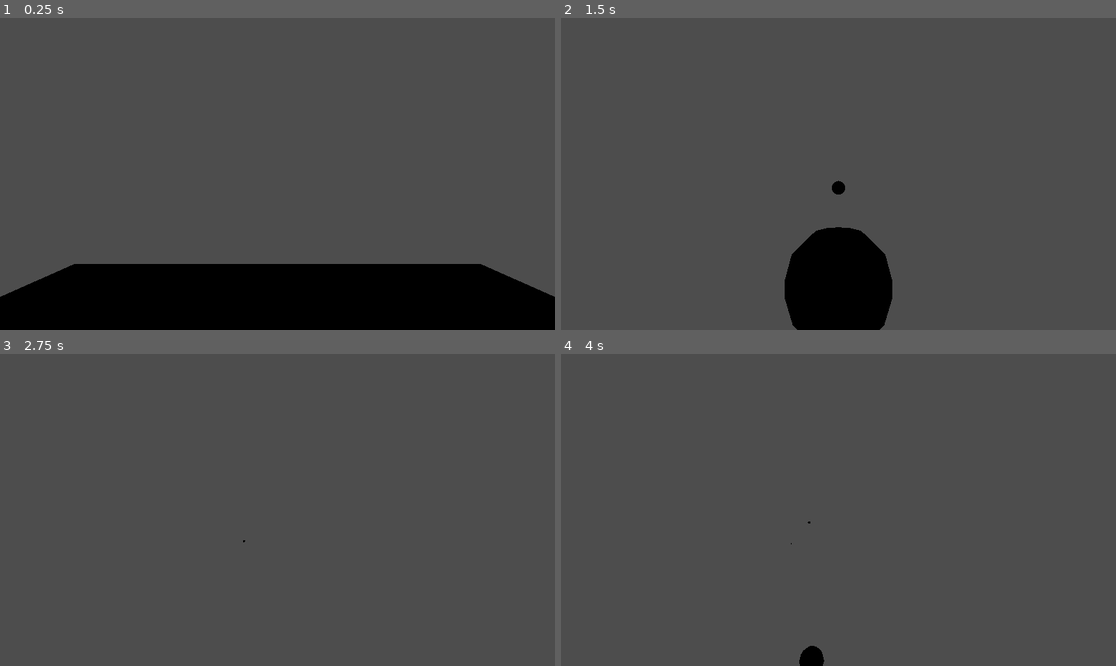
Above: before the commit, frames 1-4 (two rows, left to right).
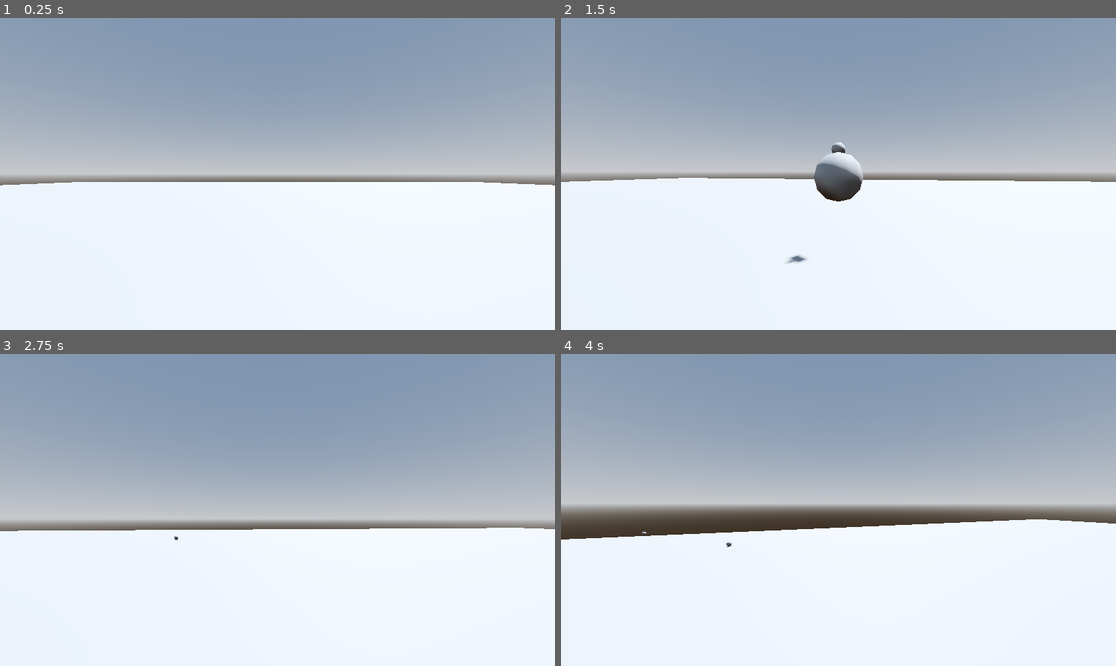
Above: after the commit, the same moments.

Repository: HappyFork/gwj76
Game: Godot game, scene res://proto.tscn
Two runs of this game, one before a commit and one after it. Both use one fixed random seed, a clock stepped at 60 frames per second and the inputs below. Before the commit the project has no main scene; this scene is started directly in both runs.
Inputs (mouse positions are in pixels of both pictures, inside the frame that each line leads up to):
- Up to frame 1 (0.25 s): no input
- Up to frame 2 (1.5 s): tap Enter (ui_accept) at 0.5, 0.77 s; move the mouse to (866, 174) at 0.52 s; press the mouse at (866, 174) at 0.53 s; hold W (forward, bound only before the commit) from 0.53 s (still down); move the mouse to (810, 174) at 1.27 s; release the mouse at (810, 174) at 1.28 s; click (810, 174) at 1.35 s
- Up to frame 3 (2.75 s): keep holding W (forward, bound only before the commit); tap Enter (ui_accept) at 1.52 s; move the mouse to (288, 503) at 2.02 s; press the mouse at (288, 503) at 2.03 s
- Up to frame 4 (4 s): keep holding W (forward, bound only before the commit); tap Enter (ui_accept) at 2.75, 3.02, 3.77 s; move the mouse to (832, 516) at 2.77 s; release the mouse at (832, 516) at 2.78 s; click (832, 516) at 2.85 s; move the mouse to (877, 513) at 3.52 s; press the mouse at (877, 513) at 3.53 s

The runs differ from the first frame. In frame 1, 100% of the frame differs, in the area x 0-100%, y 0-100%; in frame 2, 100%; in frame 3, 100%; in frame 4, 98%.

Commit message:
Snowball throwing

Diff:
--- a/nodes/player.gd
+++ b/nodes/player.gd
@@ -3,11 +3,21 @@
 
 const SPEED = 5.0
 const JUMP_VELOCITY = 4.5
-const TURN_DAMP = 250.0
+
+
+var snowball = preload("res://nodes/snowball.tscn")
+var sball_inst
 var mouse_motion : Vector2
 var shoot_energy : float
+
+@export var TILT_LOWER_LIMIT := -PI/2
+@export var TILT_UPPER_LIMIT := PI/2
+@export var TURN_DAMP = 250.0
+@export var POWER_GROWTH = 20.0
+
 @onready var camera = $Camera3D
-var snowball = preload("res://nodes/snowball.tscn")
+@onready var facing = $Camera3D/Marker3D
+
 
 
 func _ready():
@@ -22,6 +32,9 @@
 	if event is InputEventMouseMotion:
 		mouse_motion += event.relative
 
+	if event.is_action_pressed( "pause" ):
+		get_tree().quit()
+
 
 func _physics_process(delta):
 	# Get joypad look axis. Overwrite mouse input
@@ -33,10 +46,10 @@
 	# Mouse tilt camera
 	camera.rotate_x( -mouse_motion.y / TURN_DAMP )
 	# Limit camera tilt
-	if camera.rotation.x > 1.0:
-		camera.rotation.x = 1.0
-	if camera.rotation.x < -1.0:
-		camera.rotation.x = -1.0
+	if camera.rotation.x > TILT_UPPER_LIMIT:
+		camera.rotation.x = TILT_UPPER_LIMIT
+	if camera.rotation.x < TILT_LOWER_LIMIT:
+		camera.rotation.x = TILT_LOWER_LIMIT
 
 	# Add the gravity.
 	if not is_on_floor():
@@ -48,7 +61,7 @@
 
 	# Get the input direction and handle the movement/deceleration.
 	# As good practice, you should replace UI actions with custom gameplay actions.
-	var input_dir = Input.get_vector("left", "right", "forward", "backward")
+	var input_dir = Input.get_vector("move_left", "move_right", "move_forward", "move_backward")
 	var direction = (transform.basis * Vector3(input_dir.x, 0, input_dir.y)).normalized()
 	if direction:
 		velocity.x = direction.x * SPEED
@@ -61,24 +74,20 @@
 
 	# Handle shooting
 	if Input.is_action_just_released("shoot"):
-		# Fire using built-up energy
-		var shootforce = -transform.basis.z # Calculate facing angle
-		shootforce.rotated( Vector3.RIGHT, camera.rotation.x ) # Add camera angle
-		shootforce = shootforce.normalized() # Normalize
-		shootforce *= shoot_energy # Multiply by energy
-		# TODO: make sure this angle is figured correctly
-		throw_snowball( shootforce )
+		throw_snowball() # Fire using built-up energy
 		shoot_energy = 0.0 # Reset shoot energy
 	elif Input.is_action_pressed( "shoot" ):
 		# Increase by an arbitrary amount. I'll tweak this
 		# before making it a constant
-		shoot_energy += ( 100.0 * delta )
+		shoot_energy += ( POWER_GROWTH * delta )
 
 	# Reset rotation
 	mouse_motion = Vector2.ZERO
 
 
-func throw_snowball( initf: Vector3 ):
-	var s : RigidBody3D = snowball.instantiate()
-	s.apply_central_impulse( initf )
-	add_child( s )
+func throw_snowball():
+	sball_inst = snowball.instantiate()
+	sball_inst.position = facing.get_global_position()
+	var force : Vector3 = facing.get_global_position() - global_position
+	sball_inst.apply_central_impulse( force * shoot_energy )
+	get_parent().add_child( sball_inst )
--- a/nodes/player.tscn
+++ b/nodes/player.tscn
@@ -12,4 +12,6 @@
 shape = SubResource("CapsuleShape3D_56b1l")
 
 [node name="Camera3D" type="Camera3D" parent="."]
-transform = Transform3D(1, 0, 0, 0, 1, 0, 0, 0, 1, 0, 1, 0)
+
+[node name="Marker3D" type="Marker3D" parent="Camera3D"]
+transform = Transform3D(1, 0, 0, 0, 1, 0, 0, 0, 1, 0, 0, -1)
--- a/nodes/snowball.tscn
+++ b/nodes/snowball.tscn
@@ -1,7 +1,7 @@
 [gd_scene load_steps=2 format=3 uid="uid://cu5r15odopfld"]
 
 [sub_resource type="SphereShape3D" id="SphereShape3D_6unwy"]
-radius = 1.0
+radius = 0.121752
 
 [node name="Snowball" type="RigidBody3D"]
 
@@ -9,3 +9,4 @@
 shape = SubResource("SphereShape3D_6unwy")
 
 [node name="CSGSphere3D" type="CSGSphere3D" parent="."]
+radius = 0.1
--- a/project.godot
+++ b/project.godot
@@ -11,30 +11,31 @@
 [application]
 
 config/name="gwj76"
+run/main_scene="res://proto.tscn"
 config/features=PackedStringArray("4.3", "Forward Plus")
 config/icon="res://icon.svg"
 
 [input]
 
-forward={
+move_forward={
 "deadzone": 0.5,
 "events": [Object(InputEventKey,"resource_local_to_scene":false,"resource_name":"","device":-1,"window_id":0,"alt_press …(192 unchanged characters)…
 , Object(InputEventJoypadMotion,"resource_local_to_scene":false,"resource_name":"","device":-1,"axis":1,"axis_value":-1.0,"script":null)
 ]
 }
-backward={
+move_backward={
 "deadzone": 0.5,
 "events": [Object(InputEventKey,"resource_local_to_scene":false,"resource_name":"","device":-1,"window_id":0,"alt_press …(192 unchanged characters)…
 , Object(InputEventJoypadMotion,"resource_local_to_scene":false,"resource_name":"","device":-1,"axis":1,"axis_value":1.0,"script":null)
 ]
 }
-left={
+move_left={
 "deadzone": 0.5,
 "events": [Object(InputEventKey,"resource_local_to_scene":false,"resource_name":"","device":-1,"window_id":0,"alt_press …(191 unchanged characters)…
 , Object(InputEventJoypadMotion,"resource_local_to_scene":false,"resource_name":"","device":-1,"axis":0,"axis_value":-1.0,"script":null)
 ]
 }
-right={
+move_right={
 "deadzone": 0.5,
 "events": [Object(InputEventKey,"resource_local_to_scene":false,"resource_name":"","device":-1,"window_id":0,"alt_press …(192 unchanged characters)…
 , Object(InputEventJoypadMotion,"resource_local_to_scene":false,"resource_name":"","device":-1,"axis":0,"axis_value":1.0,"script":null)
@@ -63,7 +64,19 @@
 shoot={
 "deadzone": 0.5,
 "events": [Object(InputEventMouseButton,"resource_local_to_scene":false,"resource_name":"","device":-1,"window_id":0,"a …(253 unchanged characters)…
-, Object(InputEventKey,"resource_local_to_scene":false,"resource_name":"","device":-1,"window_id":0,"alt_pressed":false,"shift_pressed":false,"ctrl_pressed":false,"meta_pressed":false,"pressed":false,"keycode":0,"physical_keycode":32,"key_label":0,"unicode":32,"location":0,"echo":false,"script":null)
 , Object(InputEventJoypadButton,"resource_local_to_scene":false,"resource_name":"","device":-1,"button_index":10,"pressure":0.0,"pressed":false,"script":null)
 ]
 }
+jump={
+"deadzone": 0.5,
+"events": [Object(InputEventKey,"resource_local_to_scene":false,"resource_name":"","device":-1,"window_id":0,"alt_pressed":false,"shift_pressed":false,"ctrl_pressed":false,"meta_pressed":false,"pressed":false,"keycode":0,"physical_keycode":32,"key_label":0,"unicode":32,"location":0,"echo":false,"script":null)
+, Object(InputEventJoypadButton,"resource_local_to_scene":false,"resource_name":"","device":-1,"button_index":0,"pressure":0.0,"pressed":false,"script":null)
+]
+}
+pause={
+"deadzone": 0.5,
+"events": [Object(InputEventKey,"resource_local_to_scene":false,"resource_name":"","device":-1,"window_id":0,"alt_pressed":false,"shift_pressed":false,"ctrl_pressed":false,"meta_pressed":false,"pressed":false,"keycode":0,"physical_keycode":4194305,"key_label":0,"unicode":0,"location":0,"echo":false,"script":null)
+, Object(InputEventKey,"resource_local_to_scene":false,"resource_name":"","device":-1,"window_id":0,"alt_pressed":false,"shift_pressed":false,"ctrl_pressed":false,"meta_pressed":false,"pressed":false,"keycode":0,"physical_keycode":4194306,"key_label":0,"unicode":0,"location":0,"echo":false,"script":null)
+, Object(InputEventJoypadButton,"resource_local_to_scene":false,"resource_name":"","device":-1,"button_index":6,"pressure":0.0,"pressed":false,"script":null)
+]
+}
--- a/proto.tscn
+++ b/proto.tscn
@@ -1,12 +1,32 @@
-[gd_scene load_steps=2 format=3 uid="uid://cojr1fooj0wo2"]
+[gd_scene load_steps=5 format=3 uid="uid://cojr1fooj0wo2"]
 
 [ext_resource type="PackedScene" uid="uid://sdmdnnq2vfb2" path="res://nodes/player.tscn" id="1_p1d7f"]
 
+[sub_resource type="ProceduralSkyMaterial" id="ProceduralSkyMaterial_nd5hc"]
+sky_horizon_color = Color(0.64625, 0.65575, 0.67075, 1)
+ground_horizon_color = Color(0.64625, 0.65575, 0.67075, 1)
+
+[sub_resource type="Sky" id="Sky_qt81x"]
+sky_material = SubResource("ProceduralSkyMaterial_nd5hc")
+
+[sub_resource type="Environment" id="Environment_502rj"]
+background_mode = 2
+sky = SubResource("Sky_qt81x")
+tonemap_mode = 2
+glow_enabled = true
+
 [node name="Node3D" type="Node3D"]
+
+[node name="WorldEnvironment" type="WorldEnvironment" parent="."]
+environment = SubResource("Environment_502rj")
+
+[node name="DirectionalLight3D" type="DirectionalLight3D" parent="."]
+transform = Transform3D(-0.866023, -0.433016, 0.250001, 0, 0.499998, 0.866027, -0.500003, 0.749999, -0.43301, 0, 0, 0)
+shadow_enabled = true
 
 [node name="Floor" type="CSGBox3D" parent="."]
 transform = Transform3D(1, 0, 0, 0, 1, 0, 0, 0, 1, 0, -1, 0)
 use_collision = true
-size = Vector3(10, 1, 10)
+size = Vector3(60, 1, 60)
 
 [node name="CharacterBody3D" parent="." instance=ExtResource("1_p1d7f")]
